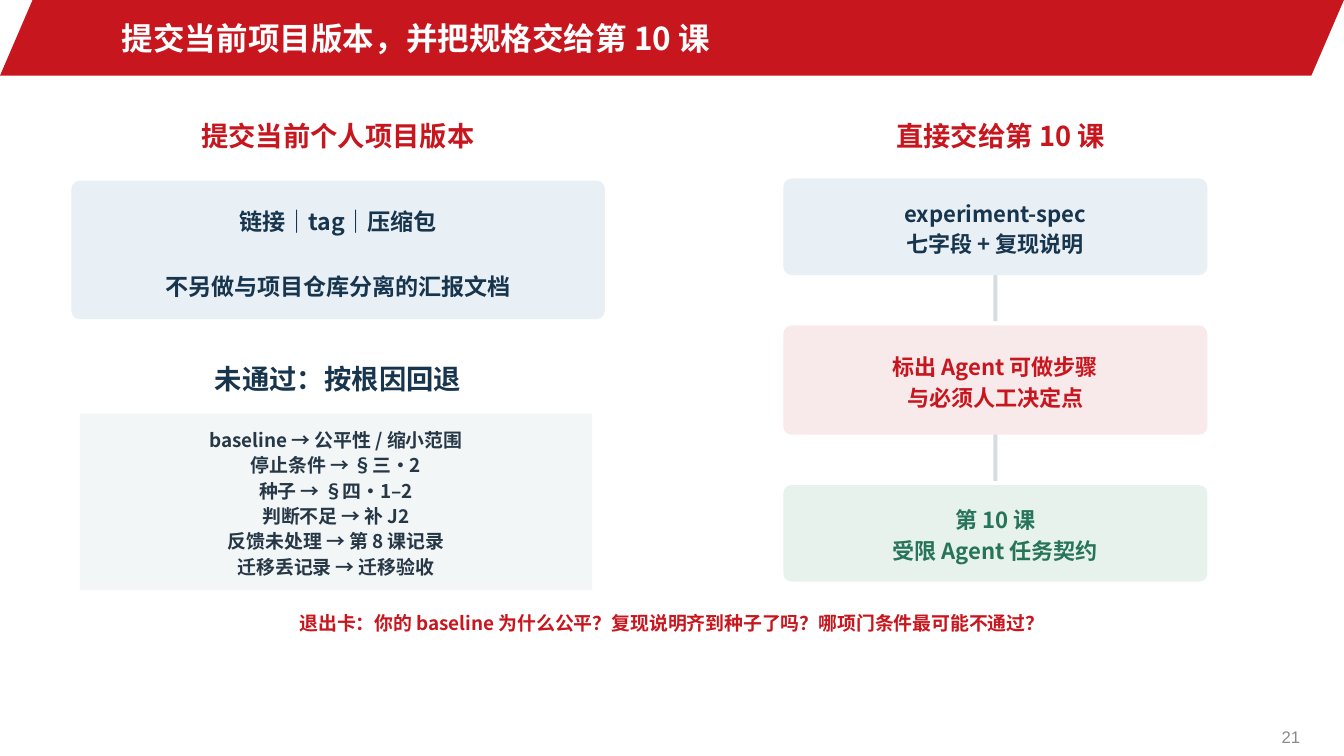
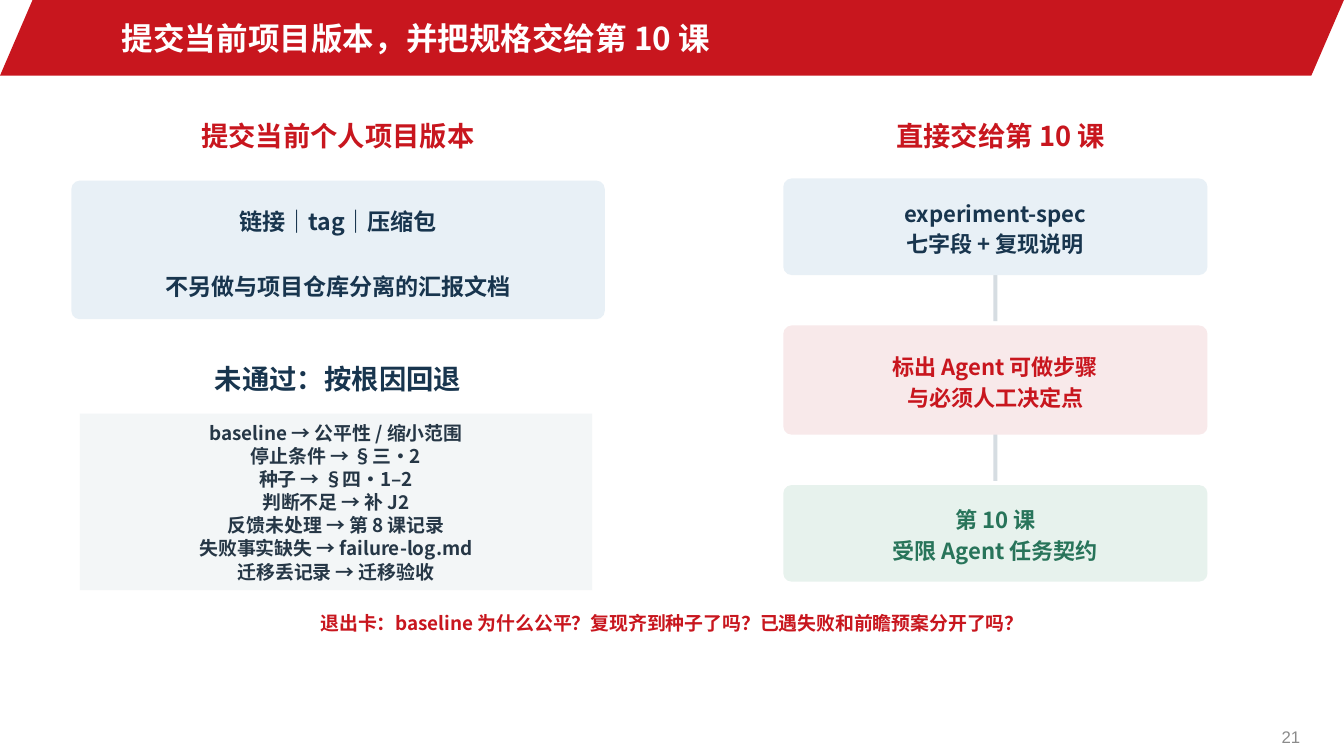
Before and after one commit to jinyh/ai4research, a slide deck: slide 21 of lessons/lesson-09/slides.pptx. Drawn at 1344x756 pixels with LibreOffice and Linux fonts; fonts in the diff are those of the drawing; background and template pictures are left out. Boxes give left, top, right and bottom in pixels: in the first picture for what was removed or moved away, otherwise in the second. Text is boxed around its words. In the diff, an @@ line names an element or a change of style, - is before the commit and + after.

```diff
--- a/lessons/lesson-09/slides.pptx
+++ b/lessons/lesson-09/slides.pptx
@@ text in rectangle at bbox=[210, 424, 462, 581]: line spacing 1.12 to 1.02 @@
@@ text in rectangle at bbox=[199, 539, 473, 560]: paragraph added @@
+失败事实缺失 → failure-log.md
@@ text at bbox=[320, 614, 1024, 632]: text changed @@
-退出卡：你的 baseline 为什么公平？复现说明齐到种子了吗？哪项门条件最可能不通过？
+退出卡：baseline 为什么公平？复现齐到种子了吗？已遇失败和前瞻预案分开了吗？
```
Also in this commit, not shown: 8 other slides changed, 8 other files.
